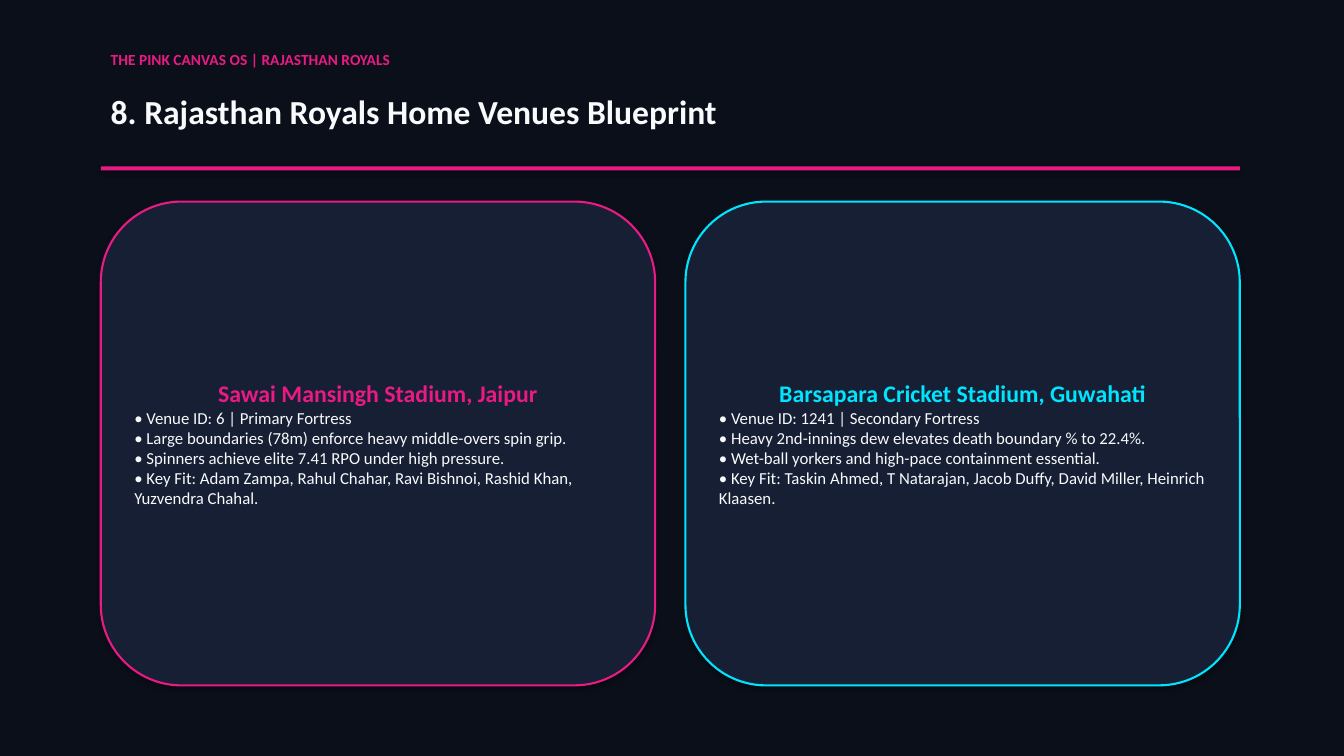
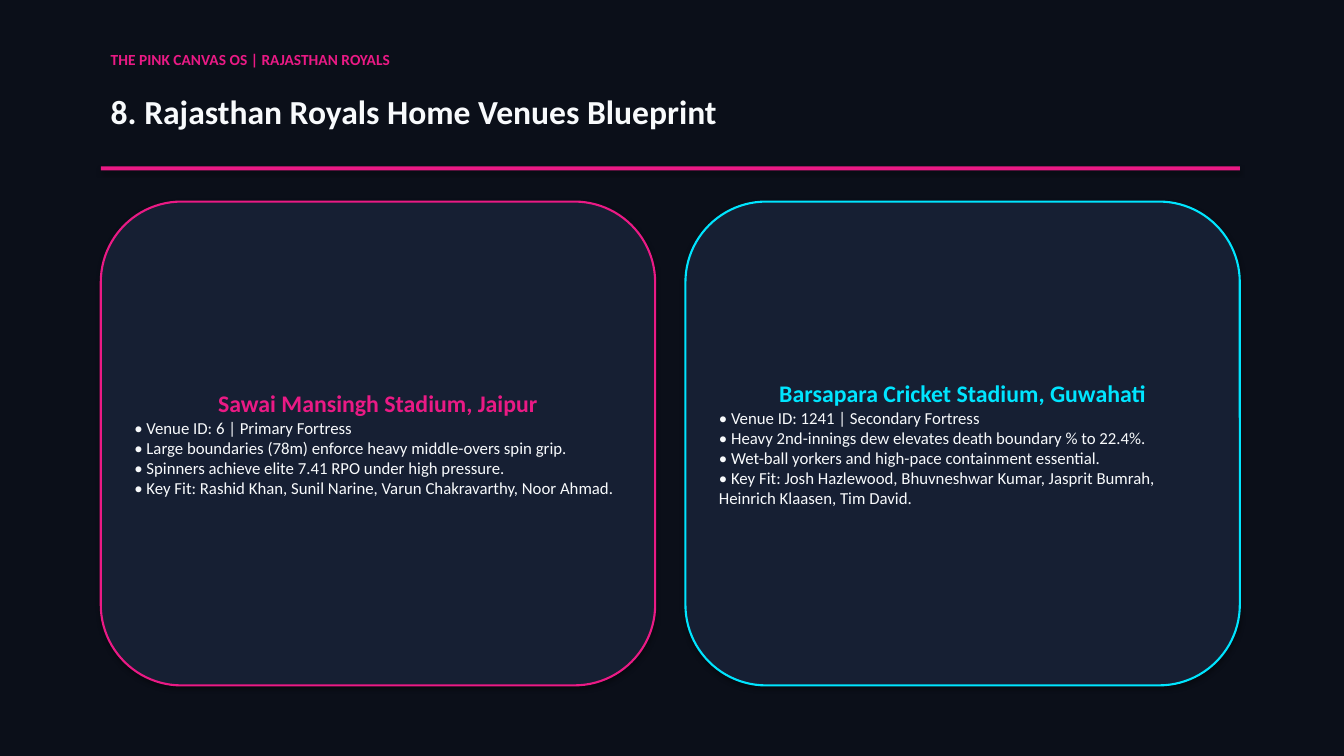
Before and after one commit to passionate-coder26/SupeRR-selector, a slide deck: slide 9 of assets/SupeRR_Selector_S2_Methodology_Report.pptx. Drawn at 1344x756 pixels with LibreOffice and Linux fonts; fonts in the diff are those of the drawing. Boxes give left, top, right and bottom in pixels: in the first picture for what was removed or moved away, otherwise in the second. Text is boxed around its words. In the diff, an @@ line names an element or a change of style, - is before the commit and + after.

```diff
--- a/assets/SupeRR_Selector_S2_Methodology_Report.pptx
+++ b/assets/SupeRR_Selector_S2_Methodology_Report.pptx
@@ text in rounded rectangle at (719, 472, 1155, 506): text changed @@
-• Key Fit: Taskin Ahmed, T Natarajan, Jacob Duffy, David Miller, Heinrich Klaasen.
+• Key Fit: Josh Hazlewood, Bhuvneshwar Kumar, Jasprit Bumrah, Heinrich Klaasen, Tim David.
@@ text in rounded rectangle at (146, 482, 613, 497): text changed @@
-• Key Fit: Adam Zampa, Rahul Chahar, Ravi Bishnoi, Rashid Khan, Yuzvendra Chahal.
+• Key Fit: Rashid Khan, Sunil Narine, Varun Chakravarthy, Noor Ahmad.
```
Also in this commit, not shown: 8 other slides changed, 14 other files.
